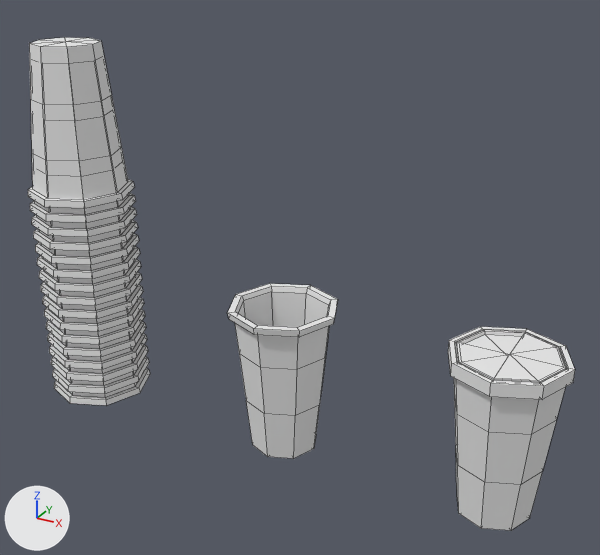
What one commit did to the Blender file Props.blend.
Both versions are drawn from a 50 mm camera at (1.48, -2.56, 2.05) aimed at (-0.12, 0.36, 0.59). Arrows for +X, +Y and +Z are at lower left; the lights stay in place. Mesh edges are drawn as thin lines.
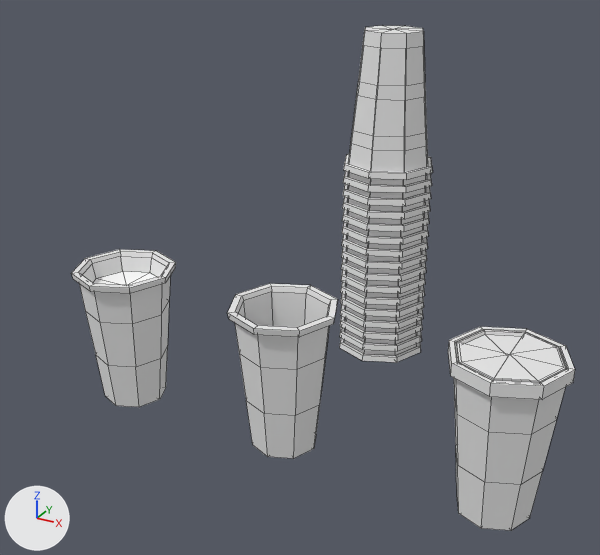
Edits to the scene script, one JSON object a line:
```json
{"op": "add", "block": "mat_m_4", "code": ["mat_m_4 = diffuse_material('M_4')", "mat_m_4.base_color = (1.0, 1.0, 1.0)  # white #ffffff"]}
{"op": "add", "block": "me_cylinder_004", "code": ["me_cylinder_004 = bpy.data.meshes.new('Cylinder.004')", "me_cylinder_004.from_pydata(...)  # 74 vertices, 80 faces; spans x -0.225..0.225, y -0.225..0.225, z 0.0..0.628", "# faces by material slot: [68, 2, 2, 8]", "me_cylinder_004.materials.append(mat_m_1)  # white #e7e7e7", "me_cylinder_004.materials.append(mat_m_2)  # white #e7e7e7", "me_cylinder_004.materials.append(mat_m_3)  # white #e7e7e7", "me_cylinder_004.materials.append(mat_m_4)  # white #ffffff"]}
{"op": "set", "path": "ob_cylinder_002.location", "old": "(-1.0, 0.0, 0.0)", "new": "(0.0, 1.0, 0.0)"}
{"op": "add", "block": "ob_cylinder_003", "code": ["ob_cylinder_003 = bpy.data.objects.new('Cylinder.003', me_cylinder_004)", "ob_cylinder_003.location = (-0.8, 0.0, 0.0)"]}
```

What differs and where, as boxes [x1, y1, x2, y2] in the pictures (600 x 555 px):
```json
{"object": "Cylinder.002", "change": "moved", "before": [28, 37, 150, 405], "after": [339, 26, 433, 362]}
{"object": "Cylinder.003", "change": "added", "after": [71, 249, 176, 407], "faces in mat_m_1 (white #e7e7e7)": [71, 249, 176, 407], "faces in mat_m_3 (white #e7e7e7)": [100, 315, 161, 367], "faces in mat_m_4 (white #ffffff)": [93, 271, 157, 285]}
```
